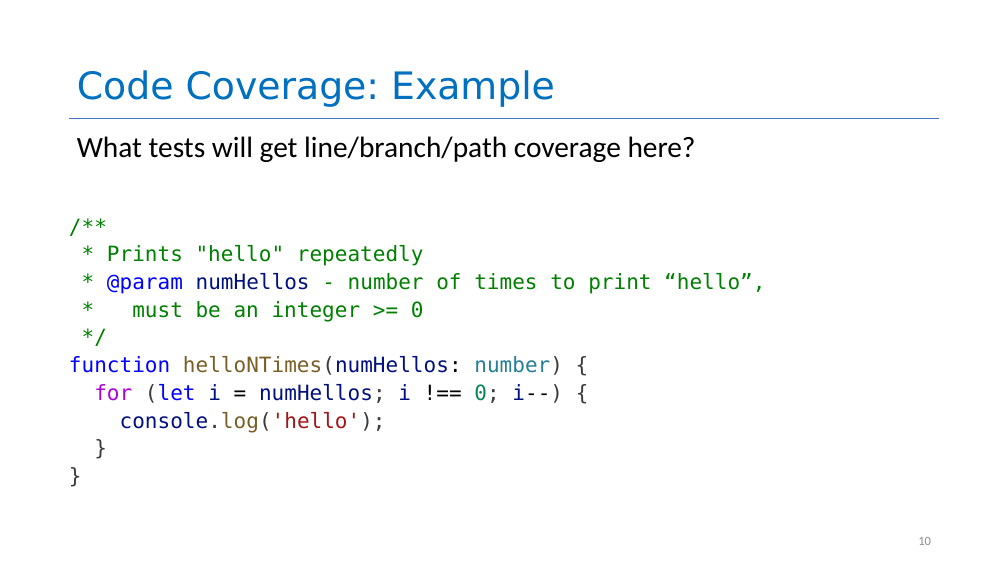
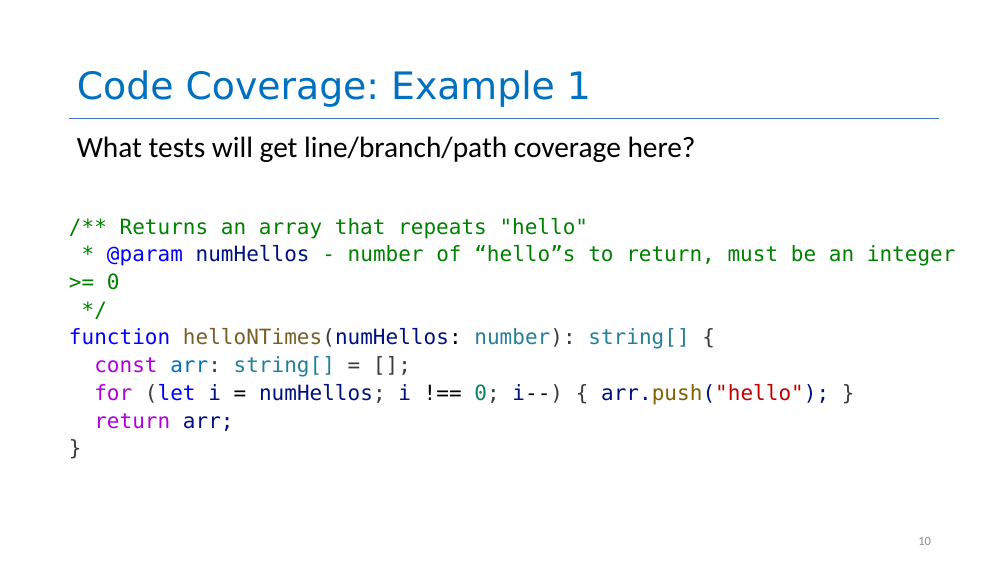
Before and after one commit to rimshaTest/CS4530-Spring-2026, a slide deck: slide 10 of Slides/Module 03.2 Code Coverage.pptx. Drawn at 1008x567 pixels with LibreOffice and Linux fonts; fonts in the diff are those of the drawing. Boxes give left, top, right and bottom in pixels: in the first picture for what was removed or moved away, otherwise in the second. Text is boxed around its words. In the diff, an @@ line names an element or a change of style, - is before the commit and + after.

```diff
--- a/Slides/Module 03.2 Code Coverage.pptx
+++ b/Slides/Module 03.2 Code Coverage.pptx
@@ title at box(77, 70, 591, 107): text changed @@
-Code Coverage: Example
+Code Coverage: Example 1
@@ text at box(69, 218, 956, 431): paragraph removed @@
-}
@@ text at box(107, 218, 956, 290): text changed @@
-/**
-* Prints "hello" repeatedly
-* @param numHellos - number of times to print “hello”,
-* must be an integer >= 0
+/** Returns an array that repeats "hello"
+* @param numHellos - number of “hello”s to return, must be an integer >= 0
@@ text at box(69, 328, 829, 431): text changed @@
-function helloNTimes(numHellos: number) {
-for (let i = numHellos; i !== 0; i--) {
-console.log('hello');
+function helloNTimes(numHellos: number): string[] {
+const arr: string[] = [];
+for (let i = numHellos; i !== 0; i--) { arr.push("hello"); }
+return arr;
```
Also in this commit, not shown: 1 other slide changed, 9 slides added, 4 other files.
